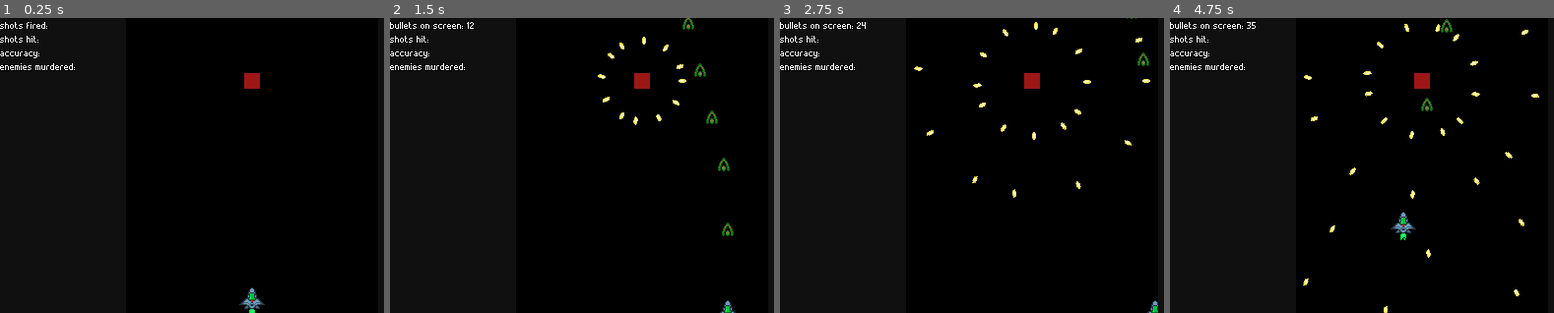
Above: before the commit, frames 1-4 (left to right).
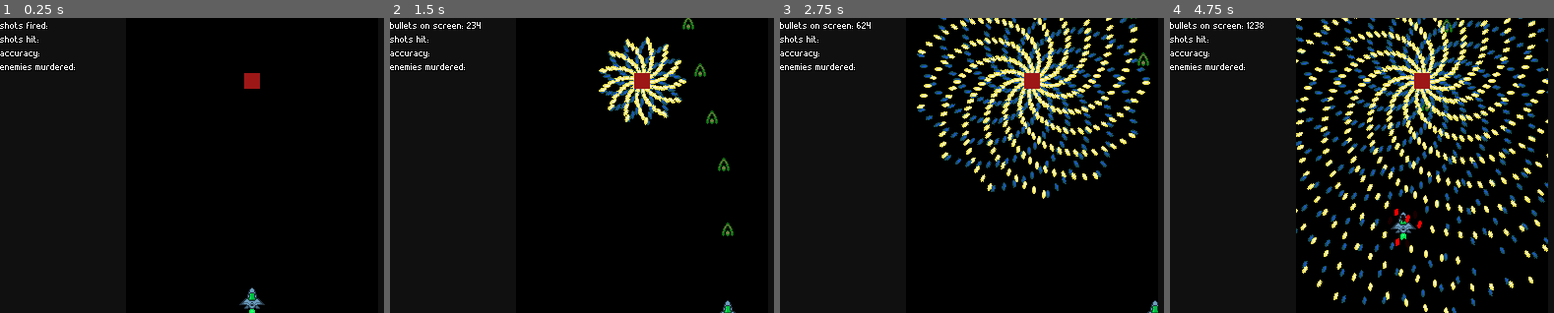
Above: after the commit, the same moments.

Repository: rockrick1/MAC0499-TCC
Game: Godot game, scene res://stages/test_stage.tscn
Same seed, same stepped clock (60 frames per second), same inputs: the game is played once before the commit and once after it.
Inputs (mouse positions are in pixels of both pictures, inside the frame that each line leads up to):
- Up to frame 1 (0.25 s): no input
- Up to frame 2 (1.5 s): tap Enter at 0.5 s; move the mouse to (754, 150) at 0.52 s; press the mouse at (754, 150) at 0.53 s; hold Right (ui_right) 0.53-1.28 s; tap Space (ui_select) at 0.77, 0.8, 1.07, 1.35 s; move the mouse to (539, 180) at 1.27 s; release the mouse at (539, 180) at 1.28 s; hold Down (ui_down) from 1.28 s (still down)
- Up to frame 3 (2.75 s): tap Space (ui_select) at 1.52, 1.82, 2.3 s; click (929, 180) at 1.55 s; move the mouse to (1083, 100) at 2.02 s; release Down (ui_down) at 2.03 s; press the mouse at (1083, 100) at 2.03 s; hold Right (ui_right) from 2.03 s (still down)
- Up to frame 4 (4.75 s): move the mouse to (1396, 224) at 2.77 s; release Right (ui_right) at 2.78 s; release the mouse at (1396, 224) at 2.78 s; hold Up (ui_up) 2.78-3.53 s; click (1396, 224) at 2.85 s; tap Space (ui_select) at 3.02, 3.32, 4.52 s; move the mouse to (outside the picture) at 3.52 s; hold Space (ui_select) 3.53-4.28 s; hold Left (ui_left) from 3.53 s (still down); move the mouse to (1269, 121) at 4.27 s; click (1269, 121) at 4.35 s

The runs differ from the first frame. In frame 1, less than 0.1% of the frame differs, in the area x 65-67%, y 95-100%; in frame 2, 3.1%; in frame 3, 10%; in frame 4, 15%, in the area x 20-99%, y 0-100%.

Commit message:
big boy file system and singletons

Diff:
--- a/shooter 2/characters/blop_green.tscn
+++ b/shooter 2/characters/blop_green.tscn
@@ -60,12 +60,11 @@
 process_material = SubResource( 3 )
 
 [node name="BulletGenerator" parent="." instance=ExtResource( 1 )]
+base_spin_speed = 120.0
 
 [node name="BulletGenerator2" parent="." instance=ExtResource( 1 )]
 bullets_per_array = 3
 individual_array_spread = 30.0
 total_bullet_arrays = 1
-spin_speed = 700.0
-spin_speed_period = 1.0
-fire_rate = 10.0
+base_spin_speed = -60.0
 bullet_speed = 1.3
--- a/shooter 2/characters/bullet_generator.gd
+++ b/shooter 2/characters/bullet_generator.gd
@@ -6,16 +6,35 @@
 var shooting = false
 var can_shoot = true
 var shooter
-var arena
 
 var modul = false
 
 var active_projectiles = []
 
+"""
+Variables: {
+	life :
+	bullets_per_array
+	individual_array_spread
+	total_bullet_arrays
+	total_array_spread
+	base_spin_speed
+	spin_speed_period
+	spin_variation
+	fire_rate
+	fire_interval
+	bullet_speed
+	bullet_life
+	bullet_color
+}
+"""
+
+# Time in seconds the generator stays active
+export (float) var life = 100
 # Amount of bullets in an array
-export (int) var bullets_per_array = 4
+export (int) var bullets_per_array = 2
 # Angle of spread of the whole array
-export (float) var individual_array_spread = 135
+export (float) var individual_array_spread = 120
 
 # Numer of arrays
 export (int) var total_bullet_arrays = 3
@@ -23,14 +42,14 @@
 export (float) var total_array_spread = 120
 
 # "Character" spin speed
-export (float) var spin_speed = 0
-var current_spin_speed = spin_speed
-export (float) var spin_speed_period = .5
-export (float) var spin_variation = 200
-var current_spin = 0
+export (float) var base_spin_speed
+export (float) var spin_speed_period = 0
+export (float) var spin_variation = 0
+var spin_speed
+var current_rotation = 0
 
 # fire rate in bullets/sec
-export (float) var fire_rate = 25
+export (float) var fire_rate = 10
 export (float) var fire_interval = 0
 export (float) var bullet_speed = 1
 export (float) var bullet_life = 5
@@ -42,46 +61,72 @@
 
 func _ready():
 	set_process(false)
-	print(spin_speed)
 	shooter = get_parent()
 	print(shooter)
 	$FireRate.wait_time = 1/fire_rate
+	$LifeTimer.wait_time = life
 
 
 # sets the patterns parameters
 func set_params(params):
+	life = params.life
+	bullets_per_array = params.bullets_per_array
+	individual_array_spread = params.individual_array_spread
+	total_bullet_arrays = params.total_bullet_arrays
+	total_array_spread = params.total_array_spread
+	base_spin_speed = params.base_spin_speed
+	spin_speed = base_spin_speed
+	spin_speed_period = params.spin_speed_period
+	spin_variation = params.spin_variation
+	fire_rate = params.fire_rate
+	fire_interval = params.fire_interval
+	bullet_speed = params.bullet_speed
+	bullet_life = params.bullet_life
+	bullet_color = Color(
+		params.bullet_color.r,
+		params.bullet_color.g,
+		params.bullet_color.b,
+		params.bullet_color.a
+	)
+
 	$FireRate.wait_time = 1/fire_rate
 
 
 func start():
 	set_process(true)
-	arena = shooter.arena
 	shooting = true
+	if ($LifeTimer.wait_time > 0):
+		$LifeTimer.start()
 
 
-func modulate_bullets():
-	bullet_color = Color(0.996078, 0.333333, 0.333333)
+func modulate_bullets(color):
+	bullet_color = color
 
 
 func change_current_spin_speed():
 	if not $SpinSpeed.is_active():
-		print(str(current_spin_speed) + " -> " + str(spin_speed + spin_variation))
-		$SpinSpeed.interpolate_property(self, "current_spin_speed",
-		current_spin_speed,
-		spin_speed + spin_variation,
+		print('henlo guys')
+#		print(str(spin_speed) + " -> " + str(base_spin_speed + spin_variation))
+		$SpinSpeed.interpolate_property(self, "spin_speed",
+		spin_speed,
+		base_spin_speed + spin_variation,
 		spin_speed_period,
 		Tween.TRANS_QUAD, Tween.EASE_IN_OUT)
 		$SpinSpeed.start()
 		spin_variation = -spin_variation
 
 func _process(delta):
-	current_spin = (current_spin + current_spin_speed*delta)
+	print(get_name(), ': ', spin_speed, ' ', base_spin_speed)
+#	print(get_name(), ': ', base_spin_speed,': ', current_rotation, ' -> ', fmod(current_rotation + spin_speed*delta, 360))
+#	print(get_name(), ': ', spin_speed)
+	current_rotation = fmod(current_rotation + spin_speed*delta, 360)
+	if spin_variation != 0:
+		change_current_spin_speed()
+#	print(spin_speed)
 
-	change_current_spin_speed()
-#	print(current_spin_speed)
 
-	if current_spin > 360:
-		current_spin -= 360
+#	if current_rotation > 360 or current_rotation :
+#		current_rotation -= 360
 	if shooting and can_shoot:
 		can_shoot = false
 		$FireRate.start()
@@ -90,6 +135,8 @@
 		var start_angle = 0
 		var angle_between_bullets
 		var angle
+		var arena = MainNodes.get_arena()
+		var character = MainNodes.get_character()
 		var dir
 
 		for array in range(total_bullet_arrays):
@@ -101,19 +148,30 @@
 				dir = Vector2(cos(angle), sin(angle))
 
 				proj1_instance = proj1.instance()
-				proj1_instance.set_direction(dir.rotated(deg2rad(current_spin)))
+
+				proj1_instance.set_direction(dir.rotated(deg2rad(current_rotation)))
 				proj1_instance.shooter = shooter
 				proj1_instance.generator = self
 				proj1_instance.position = shooter.get_global_position()
 				proj1_instance.speed = bullet_speed
 				proj1_instance.set_life(bullet_life)
 				proj1_instance.get_node("Sprite").set_self_modulate(bullet_color)
-				n_bullets += 1
-				arena.stats.update_stats(n_bullets)
-				shooter.arena.add_child_below_node(shooter.arena.get_node("Character"), proj1_instance)
+
+				arena.n_bullets += 1
+				arena.stats.update_stats(arena.n_bullets)
+
+				arena.add_child_below_node(character, proj1_instance)
 
 			start_angle += total_array_spread
 
 
 func _on_FireRate_timeout():
 	can_shoot = true
+
+
+func _on_LifeTimer_timeout():
+	die()
+
+
+func die():
+	queue_free()
--- a/shooter 2/characters/bullet_generator.tscn
+++ b/shooter 2/characters/bullet_generator.tscn
@@ -8,4 +8,7 @@
 [node name="FireRate" type="Timer" parent="."]
 
 [node name="SpinSpeed" type="Tween" parent="."]
+
+[node name="LifeTimer" type="Timer" parent="."]
 [connection signal="timeout" from="FireRate" to="." method="_on_FireRate_timeout"]
+[connection signal="timeout" from="LifeTimer" to="." method="_on_LifeTimer_timeout"]
--- a/shooter 2/characters/character.gd
+++ b/shooter 2/characters/character.gd
@@ -49,47 +49,11 @@
 	$FireRate.wait_time = FIRE_RATE
 #	$Camera2D/GUI/HealthBar.max_value = MAX_HP
 #	$Camera2D/GUI/HealthBar.value = HP
-#	change_gun(cur_gun)
 
 
 func update_stats_display():
 	return
 	$Camera2D/GUI/Stats.update_stats(stats)
-
-
-#func prev_gun():
-#	if cur_gun == 0:
-#		change_gun(len(guns) - 1)
-#		return
-#	change_gun(cur_gun - 1)
-#
-#
-#func next_gun():
-#	change_gun((cur_gun + 1) % len(guns))
-
-
-#func change_gun(gun_idx):
-#	if get_node(cur_gun_name):
-#		get_node(cur_gun_name).queue_free()
-#	cur_gun = gun_idx
-#	cur_gun_name = gun_names[cur_gun]
-#	var gun_scene = guns[gun_idx]
-#	var gun_inst = gun_scene.instance()
-#	add_child(gun_inst)
-#	# When running this function prom _ready(), we dont have the mouse variables
-#	# yet, so...
-#	if mouse_vec and mouse_angle:
-#		adjust_gun_pos()
-
-
-#func adjust_gun_pos():
-#	if get_node(cur_gun_name):
-#		get_node(cur_gun_name).set_position(mouse_vec)
-#		if mouse_angle > 90 or mouse_angle < -90:
-#			get_node(cur_gun_name).flip_v(true)
-#		else:
-#			get_node(cur_gun_name).flip_v(false)
-#		get_node(cur_gun_name).set_rotation(mouse_vec.angle())
 
 
 # Called every frame. 'delta' is the elapsed time since the previous frame.
--- a/shooter 2/characters/character.tscn
+++ b/shooter 2/characters/character.tscn
@@ -1,14 +1,37 @@
-[gd_scene load_steps=6 format=2]
+[gd_scene load_steps=11 format=2]
 
 [ext_resource path="res://assets/sprites/ship1.png" type="Texture" id=1]
 [ext_resource path="res://characters/character.gd" type="Script" id=2]
 [ext_resource path="res://assets/sprites/shot1effect.png" type="Texture" id=3]
 
-[sub_resource type="CircleShape2D" id=1]
+[sub_resource type="AtlasTexture" id=1]
+atlas = ExtResource( 1 )
+region = Rect2( 0, 0, 32, 32 )
+
+[sub_resource type="AtlasTexture" id=2]
+atlas = ExtResource( 1 )
+region = Rect2( 32, 0, 32, 32 )
+
+[sub_resource type="AtlasTexture" id=3]
+atlas = ExtResource( 1 )
+region = Rect2( 64, 0, 32, 32 )
+
+[sub_resource type="AtlasTexture" id=4]
+atlas = ExtResource( 1 )
+region = Rect2( 96, 0, 32, 32 )
+
+[sub_resource type="SpriteFrames" id=5]
+animations = [ {
+"frames": [ SubResource( 1 ), SubResource( 2 ), SubResource( 3 ), SubResource( 4 ) ],
+"loop": true,
+"name": "default",
+"speed": 10.0
+} ]
+
+[sub_resource type="CircleShape2D" id=6]
 radius = 2.54264
 
-[sub_resource type="Animation" id=2]
-resource_name = "Shooting"
+[sub_resource type="Animation" id=7]
 length = 0.1
 loop = true
 step = 0.05
@@ -30,8 +53,10 @@
 MAX_HP = 150.0
 FIRE_RATE = 0.1
 
-[node name="Sprite" type="Sprite" parent="."]
-texture = ExtResource( 1 )
+[node name="Sprite" type="AnimatedSprite" parent="."]
+frames = SubResource( 5 )
+frame = 3
+playing = true
 
 [node name="ShotEffect" type="Sprite" parent="."]
 visible = false
@@ -39,11 +64,12 @@
 texture = ExtResource( 3 )
 
 [node name="Hitbox" type="CollisionShape2D" parent="."]
-shape = SubResource( 1 )
+shape = SubResource( 6 )
 
 [node name="Center" type="Node2D" parent="."]
 
 [node name="CenterDraw" type="Line2D" parent="Center"]
+visible = false
 position = Vector2( 0, -1 )
 z_index = 10
 points = PoolVector2Array( 0, 0, 0, 2 )
@@ -62,7 +88,7 @@
 default_color = Color( 0.92549, 0.0666667, 0.0666667, 1 )
 
 [node name="AnimationPlayer" type="AnimationPlayer" parent="."]
-anims/Shooting = SubResource( 2 )
+anims/Shooting = SubResource( 7 )
 
 [node name="FireRate" type="Timer" parent="."]
 wait_time = 0.1
--- /dev/null
+++ b/shooter 2/db/generators/spinning6.json
@@ -0,0 +1,15 @@
+{
+	"life" : -1,
+	"bullets_per_array" : 13,
+	"individual_array_spread" : 360,
+	"total_bullet_arrays" : 1,
+	"total_array_spread" : 120,
+	"base_spin_speed" : 60,
+	"spin_speed_period" : 0,
+	"spin_variation" : 0,
+	"fire_rate" : 13,
+	"fire_interval" : 0,
+	"bullet_speed" : 1,
+	"bullet_life" : 5,
+	"bullet_color" : {"r":1, "g":1, "b":1, "a":1},
+}
--- a/shooter 2/project.godot
+++ b/shooter 2/project.godot
@@ -18,6 +18,11 @@
 config/name="shooter 2"
 run/main_scene="res://stages/test_stage.tscn"
 config/icon="res://icon.png"
+
+[autoload]
+
+MainNodes="*res://scripts/main_nodes_getter.gd"
+DBManager="*res://scripts/db_manager.gd"
 
 [display]
 
@@ -84,5 +89,6 @@
 [rendering]
 
 quality/2d/use_pixel_snap=true
+quality/filters/anisotropic_filter_level=1
 quality/filters/use_nearest_mipmap_filter=true
 environment/default_environment="res://default_env.tres"
--- a/shooter 2/projectiles/base_projectile.gd
+++ b/shooter 2/projectiles/base_projectile.gd
@@ -3,6 +3,8 @@
 export (float) var speed
 export (int) var damage
 export (float) var life
+
+export (int) var dist_threshold = 20
 
 var direction
 var shooter
@@ -28,6 +30,13 @@
 
 # Called when the node enters the scene tree for the first time.
 func _process(_delta):
+	# Only checks collision with the nearest bullets
+	if MainNodes.get_character() != null and get_global_position().distance_to(MainNodes.get_character().get_global_position()) < dist_threshold:
+		$Sprite.set_modulate(Color(1,0,0,1))
+		$Area2D/CollisionShape2D.set_disabled(false)
+	elif enemy:
+		$Sprite.set_modulate(Color(1,1,1,1))
+		$Area2D/CollisionShape2D.set_disabled(true)
 	position += direction.normalized() * speed
 
 func _on_Area2D_body_entered(body):
@@ -45,5 +54,5 @@
 
 func die():
 	if wr.get_ref() and generator != null:
-		generator.n_bullets -= 1
+		MainNodes.get_arena().n_bullets -= 1
 	queue_free()
--- a/shooter 2/projectiles/proj1.tscn
+++ b/shooter 2/projectiles/proj1.tscn
@@ -15,10 +15,10 @@
 texture = ExtResource( 1 )
 
 [node name="Area2D" type="Area2D" parent="."]
-visible = false
 
 [node name="CollisionShape2D" type="CollisionShape2D" parent="Area2D"]
 shape = SubResource( 1 )
+disabled = true
 
 [node name="DeathTimer" type="Timer" parent="."]
 wait_time = 5.0
--- a/shooter 2/projectiles/shot1.tscn
+++ b/shooter 2/projectiles/shot1.tscn
@@ -9,7 +9,7 @@
 [node name="Projectile" type="Node2D"]
 script = ExtResource( 2 )
 speed = 8.0
-damage = 1
+damage = 10
 life = 5.0
 
 [node name="Sprite" type="Sprite" parent="."]
--- /dev/null
+++ b/shooter 2/scripts/db_manager.gd
@@ -0,0 +1,13 @@
+extends Node
+
+
+func get_vars(filename):
+	var params = {}
+	var file = File.new()
+	file.open("res://db/"+filename+".json", file.READ)
+	print("res://db/"+filename)
+	var text = file.get_as_text()
+	print(text)
+	params = parse_json(text)
+	file.close()
+	return params
--- /dev/null
+++ b/shooter 2/scripts/main_nodes_getter.gd
@@ -0,0 +1,21 @@
+extends Node
+
+
+var character
+var arena
+
+
+func get_character():
+	return character
+
+
+func set_character(node):
+	character = node
+
+
+func get_arena():
+	return arena
+
+
+func set_arena(node):
+	arena = node
--- a/shooter 2/stages/test_stage.gd
+++ b/shooter 2/stages/test_stage.gd
@@ -7,17 +7,25 @@
 
 var stats
 
+var n_bullets = 0
+
 
 # Called when the node enters the scene tree for the first time.
 func _ready():
 	stats = $CanvasLayer/Stats
+	MainNodes.set_arena(self)
+	MainNodes.set_character($Character)
 #	$Enemies/Enemy1/BulletGenerator.start()
-	pass
 
 
 # Called every frame. 'delta' is the elapsed time since the previous frame.
 func _process(delta):
-	if Input.is_action_pressed("ui_select"):
+	if Input.is_action_just_pressed("ui_select"):
+		var params = DBManager.get_vars("generators/spinning6")
+		print(params.base_spin_speed)
+		$Enemies/Enemy1/BulletGenerator.set_params(params)
 		$Enemies/Enemy1/BulletGenerator.start()
-#		$Enemies/Enemy1/BulletGenerator2.modulate_bullets()
-#		$Enemies/Enemy1/BulletGenerator2.start()
+		params.base_spin_speed = -60
+		$Enemies/Enemy1/BulletGenerator2.set_params(params)
+		$Enemies/Enemy1/BulletGenerator2.modulate_bullets(Color(.1,.35,1,1))
+		$Enemies/Enemy1/BulletGenerator2.start()
Binary file changed: shooter 2/assets/sprites/ship1.png
Not shown, changed: shooter 2/assets/ship1.psd
